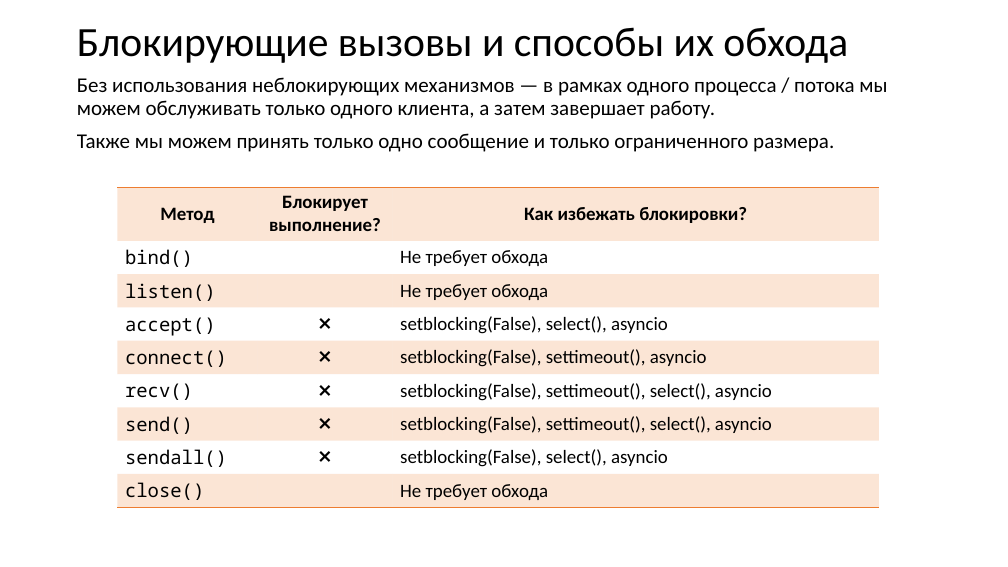
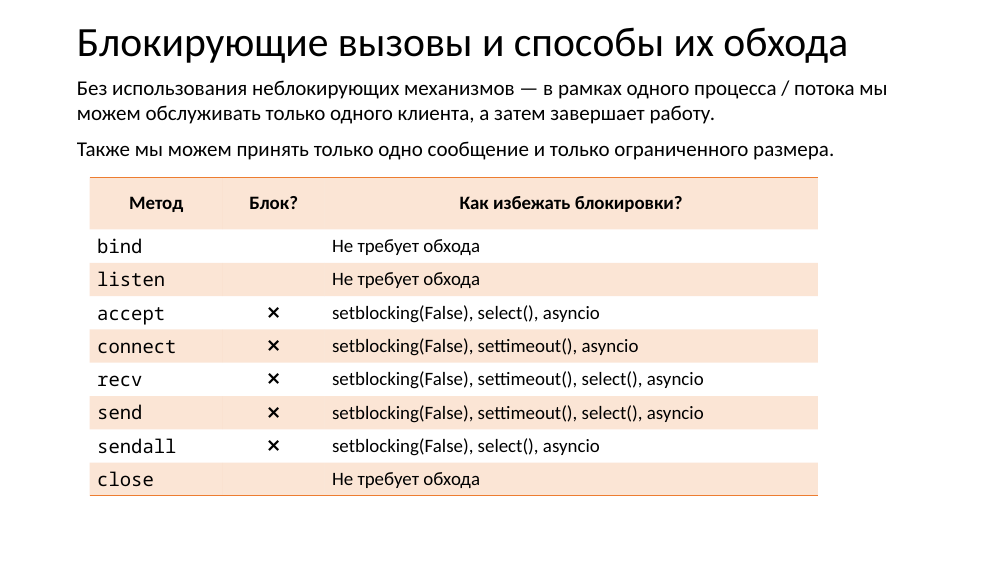
Before and after one commit to xtrueman/network_programming, a slide deck: slide 23 of Sockets.pptx (slide 22 before the commit). Drawn at 1008x567 pixels with LibreOffice and Linux fonts; fonts in the diff are those of the drawing. Boxes give left, top, right and bottom in pixels: in the first picture for what was removed or moved away, otherwise in the second. Text is boxed around its words. In the diff, an @@ line names an element or a change of style, - is before the commit and + after.

```diff
--- a/Sockets.pptx
+++ b/Sockets.pptx
@@ text "Без использования неблокирующих механизмов — ..." at bbox=[77, 80, 887, 160]: line spacing 0.9 to 1 @@
@@ table at bbox=[90, 178, 819, 492] @@
-row 1, column 2: Блокирует выполнение?
+row 1, column 2: Блок?
-row 2, column 1: bind()
+row 2, column 1: bind
-row 3, column 1: listen()
+row 3, column 1: listen
-row 4, column 1: accept()
+row 4, column 1: accept
-row 5, column 1: connect()
+row 5, column 1: connect
-row 6, column 1: recv()
+row 6, column 1: recv
-row 7, column 1: send()
+row 7, column 1: send
-row 8, column 1: sendall()
+row 8, column 1: sendall
-row 9, column 1: close()
+row 9, column 1: close
@@ table: place and size @@
-table at bbox=[117, 187, 879, 504]
+table at bbox=[90, 178, 819, 492]
```
Also in this commit, not shown: 10 other slides changed, 13 slides added, 5 other files.
